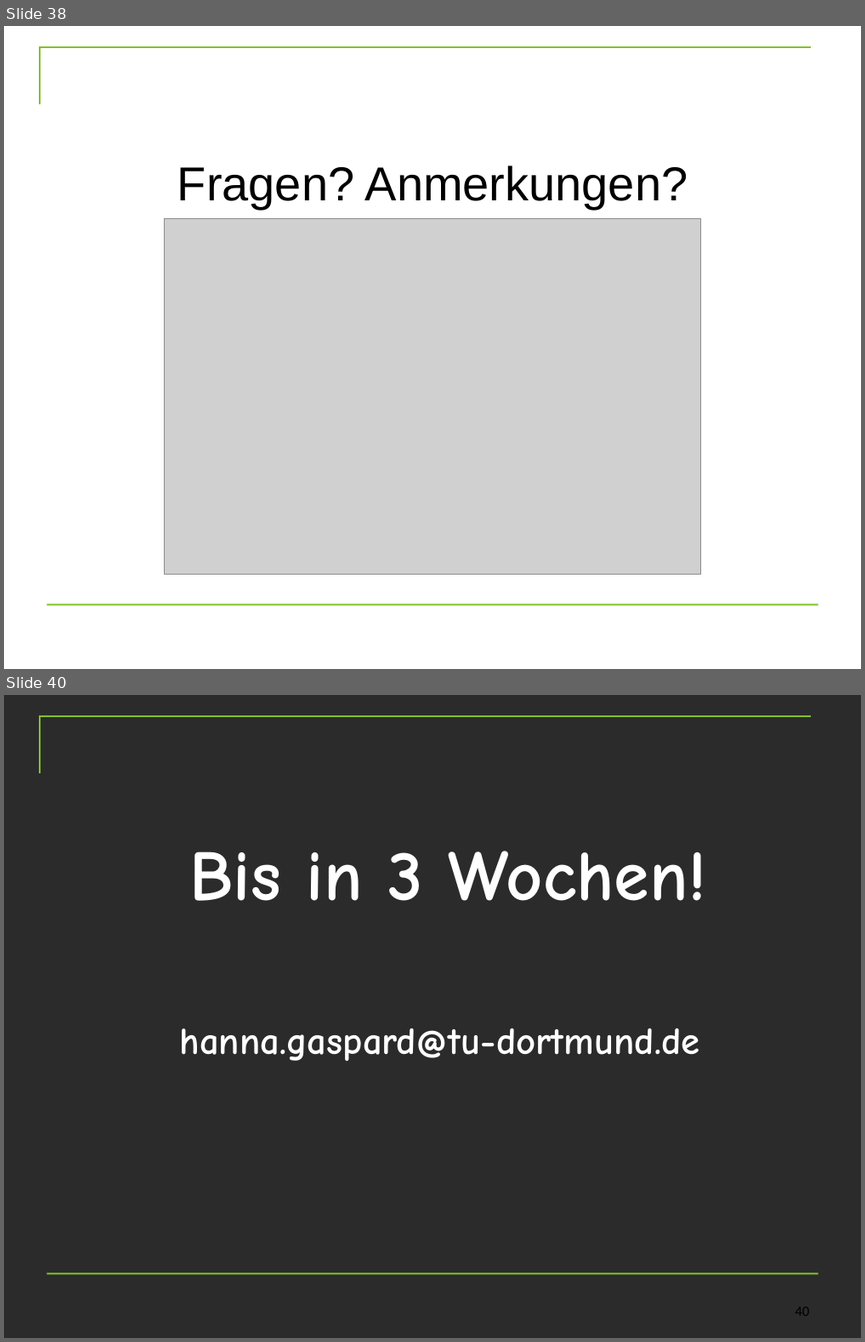
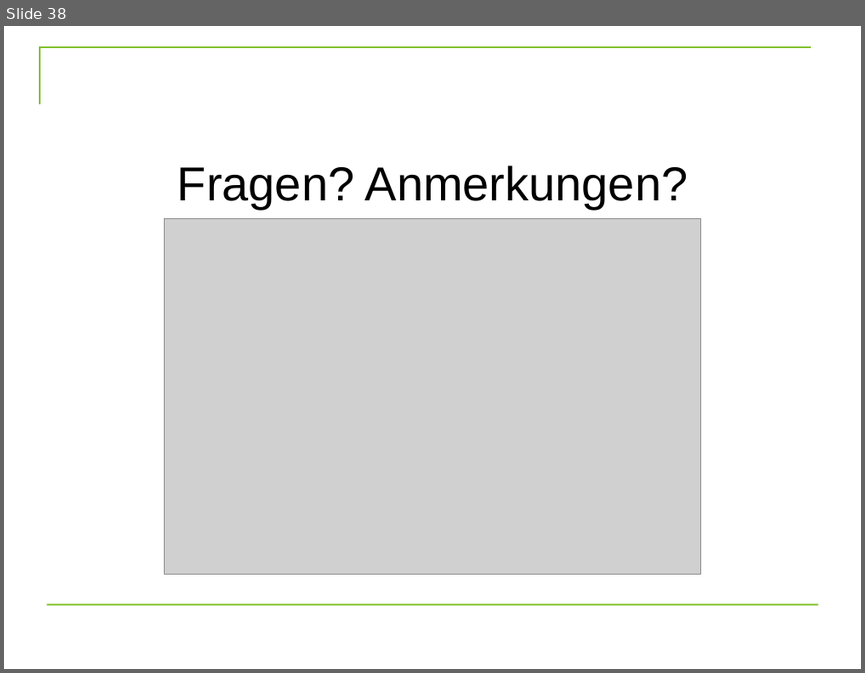
Before and after one commit to jobschepens/textanalyse22, a slide deck: folien/02_Wissenschaftstheorie.pptx. Shown one above the other, each under a label of ours: slides 38 and 40 before the commit, slide 38 after it; the slides between them are not shown. The pictures are 865x1342 and 865x673 pixels, drawn with LibreOffice and Linux fonts; fonts in the diff are those of the drawing; grey boxes stand for pictures; background and template pictures are left out; a plain dark background stands for a picture behind light text. Boxes give left, top, right and bottom in pixels: in the first picture for what was removed or moved away, otherwise in the second. Text is boxed around its words. In the diff, an @@ line names an element or a change of style, - is before the commit and + after.

```diff
--- a/folien/02_Wissenschaftstheorie.pptx
+++ b/folien/02_Wissenschaftstheorie.pptx
@@ slide 40 removed at bbox=[4, 695, 861, 1338], background picture (left out); not listed: 2 template elements that a slide beside it also shows @@
@@ text removed at bbox=[189, 851, 707, 901] @@
-Bis in 3 Wochen!
@@ text removed at bbox=[179, 1028, 699, 1061] @@
-hanna.gaspard@tu-dortmund.de
@@ page number removed at bbox=[794, 1307, 809, 1315] @@
-40
```
Also in this commit, not shown: 1 other slide removed.
